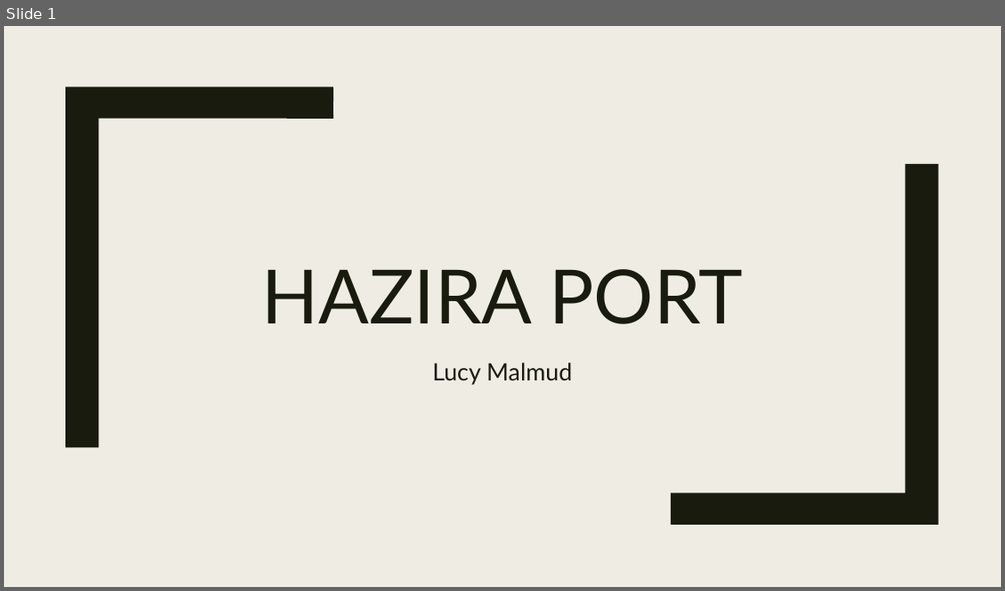
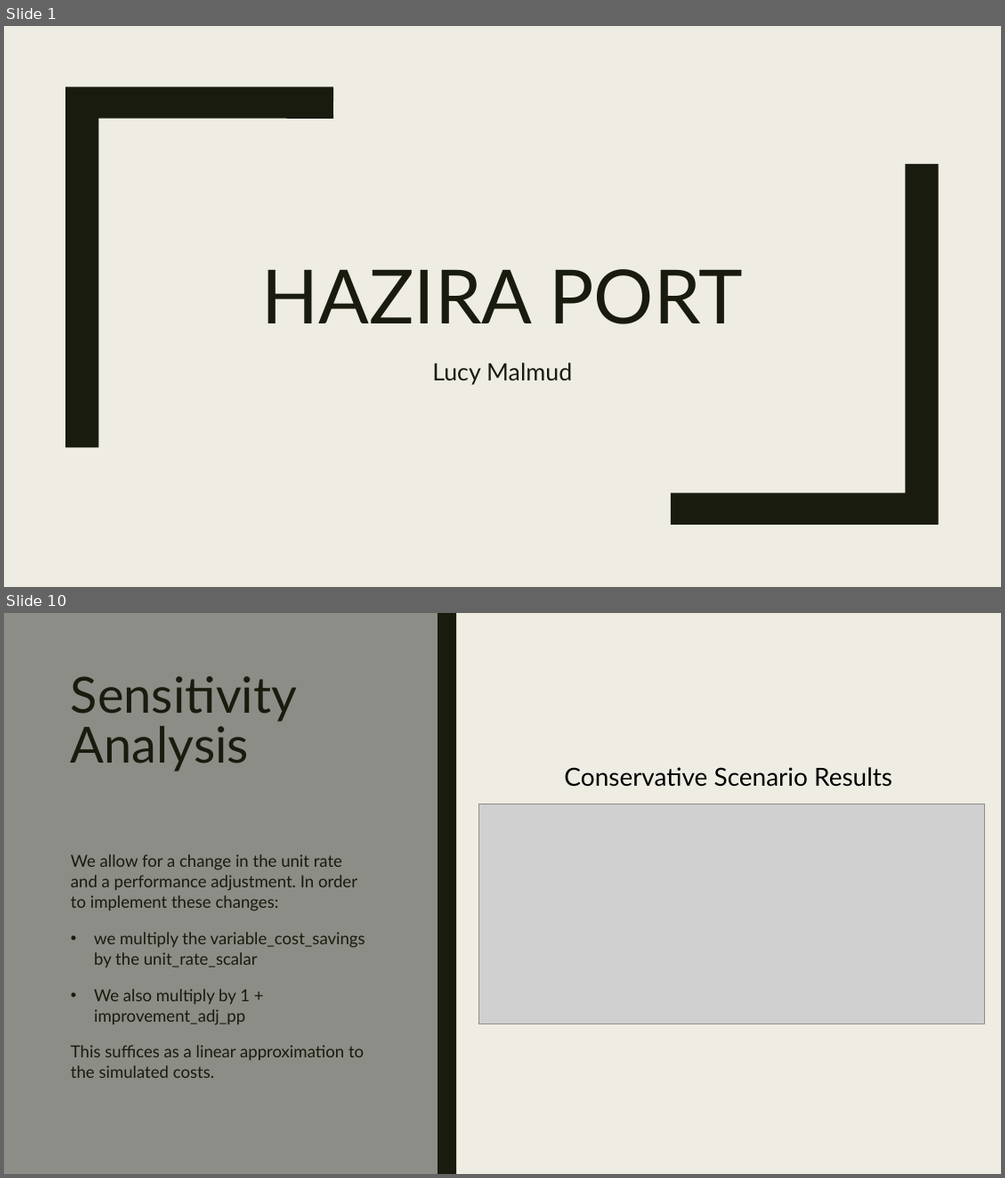
Before and after one commit to lmalmud/hazira-port, a slide deck: Presentation_Hazira.pptx. Shown one above the other, each under a label of ours: slide 1 before the commit, slides 1 and 10 after it; the slides between them are not shown. The pictures are 1005x591 and 1005x1178 pixels, drawn with LibreOffice and Linux fonts; fonts in the diff are those of the drawing; grey boxes stand for pictures. Boxes give left, top, right and bottom in pixels: in the first picture for what was removed or moved away, otherwise in the second. Text is boxed around its words. In the diff, an @@ line names an element or a change of style, - is before the commit and + after.

```diff
--- a/Presentation_Hazira.pptx
+++ b/Presentation_Hazira.pptx
@@ slide 10 added at (4,613,1001,1174), background #EFEDE3 @@
@@ rectangle added at (4,613,437,1174), fill #8C8D86 @@
@@ rectangle added at (437,613,456,1174), fill #191B0E @@
@@ title added at (71,676,297,771), 48 pt, text #191B0E @@
+Sensitivity Analysis
@@ text added at (564,767,892,787), 24 pt, text #000000 @@
+Conservative Scenario Results
@@ picture added at (479,803,985,1023) @@
@@ text added at (71,854,365,1078), 16 pt, text #191B0E @@
+We allow for a change in the unit rate and a performance adjustment. In order to implement these changes:
+• we multiply the variable_cost_savings by the unit_rate_scalar
+• We also multiply by 1 + improvement_adj_pp
+This suffices as a linear approximation to the simulated costs.
```
Also in this commit, not shown: 1 slide changed, 8 other slides added, 1 other file.
